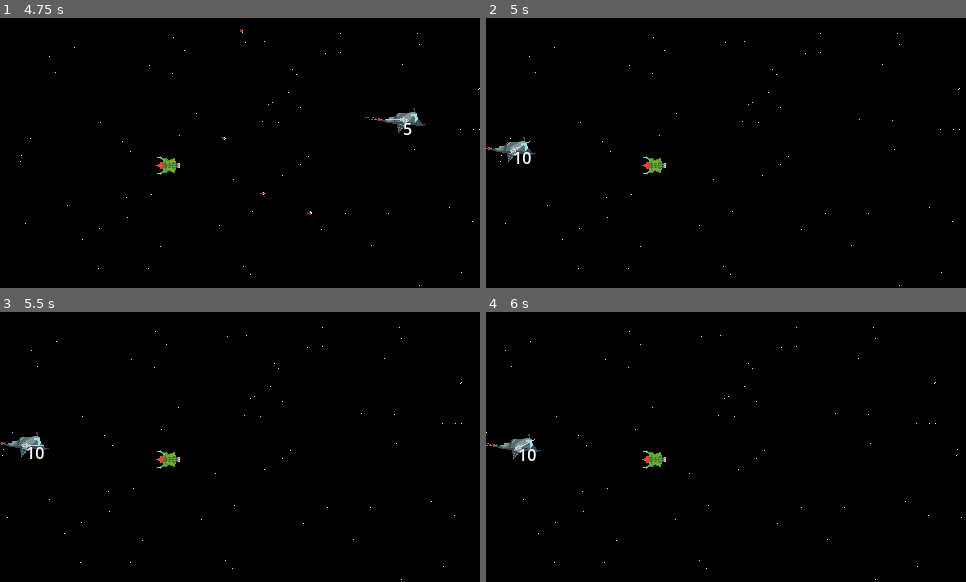
Above: before the commit, frames 1-4 (two rows, left to right).
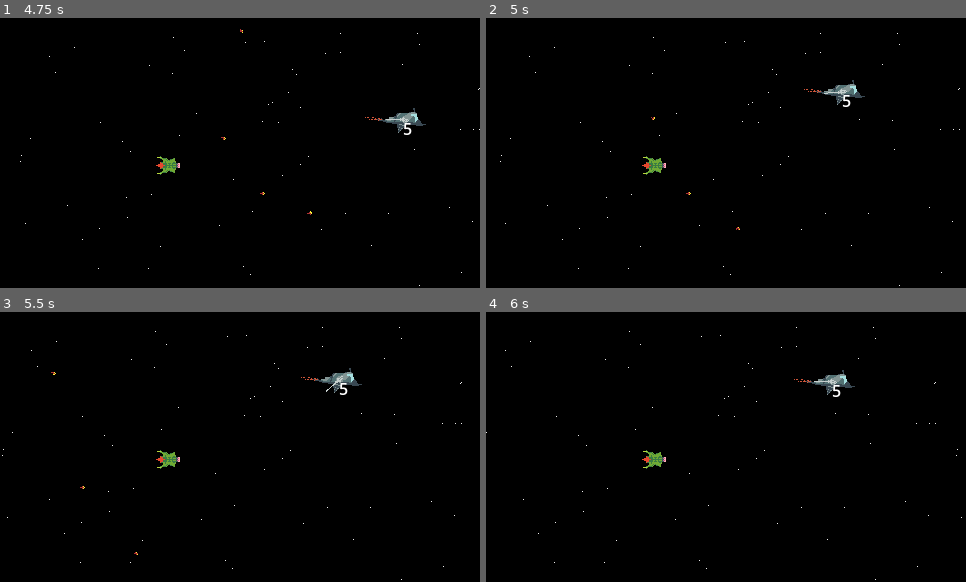
Above: after the commit, the same moments.

Repository: Wiolarz/Polyspear
Game: Godot game, scene res://Scenes/basic_map.tscn
Two runs of this game, one before a commit and one after it. Both use one fixed random seed, a clock stepped at 60 frames per second and the inputs below.
Inputs (mouse positions are in pixels of both pictures, inside the frame that each line leads up to):
- Up to frame 1 (4.75 s): move the mouse to (345, 139) at 0.52 s; hold Right 0.53-1.28 s; hold Ctrl (KEY_BREAKS) 0.53-1.28 s; move the mouse to (144, 166) at 1.27 s; hold Down 1.28-2.03 s; tap S (KEY_DOWN) at 1.35 s; move the mouse to (288, 93) at 2.02 s; hold Right 2.03-2.78 s; tap A (KEY_LEFT) at 2.1 s; move the mouse to (216, 207) at 2.77 s; hold Up 2.78-3.53 s; tap D (KEY_RIGHT) at 2.85 s; move the mouse to (384, 193) at 3.52 s; press the mouse at (384, 193) at 3.53 s; hold Left from 3.53 s (still down); tap F2 (MAXIMIZE_WINDOW) at 4.15 s; move the mouse to (96, 112) at 4.27 s; release the mouse at (96, 112) at 4.28 s; tap W (KEY_UP) at 4.35 s
- Up to frame 2 (5 s): keep holding Left; tap F1 (RESTART_LEVEL) at 4.9 s
- Up to frame 3 (5.5 s): move the mouse to (264, 447) at 5.02 s; release Left at 5.03 s; hold Down from 5.03 s (still down); hold Ctrl (KEY_BREAKS) from 5.03 s (still down)
- Up to frame 4 (6 s): move the mouse to (654, 379) at 5.77 s; release Down at 5.78 s; release Ctrl (KEY_BREAKS) at 5.78 s; hold Right from 5.78 s (still down); tap S (KEY_DOWN) at 5.85 s

Frame 1 is identical in both runs. In frame 2, 0.8% of the frame differs, in the area x 0-79%, y 22-79%; in frame 3, 0.8%, in the area x 0-76%, y 20-90%; in frame 4, 0.8%.

Commit message:
Added menu

Diff:
--- a/Scenes/basic_map.tscn
+++ b/Scenes/basic_map.tscn
@@ -1,6 +1,6 @@
 [gd_scene load_steps=15 format=3 uid="uid://os75hnii4k0w"]
 
-[ext_resource type="Script" path="res://Scripts/Menu.gd" id="1_kp0kd"]
+[ext_resource type="PackedScene" uid="uid://djb310dgsan7m" path="res://Scenes/ui.tscn" id="1_eikoj"]
 [ext_resource type="Texture2D" uid="uid://du03tgcf81l8c" path="res://Art/Background/background.png" id="2_fq3eo"]
 [ext_resource type="Shader" path="res://Scripts/stars.gdshader" id="3_cwqn6"]
 [ext_resource type="Script" path="res://Scripts/Background_Stars.gd" id="4_bxsjd"]
@@ -27,8 +27,8 @@
 
 [node name="BasicMap" type="Node"]
 
-[node name="Menu" type="Node" parent="."]
-script = ExtResource("1_kp0kd")
+[node name="UI" parent="." instance=ExtResource("1_eikoj")]
+visible = false
 
 [node name="MapBorders" type="StaticBody2D" parent="."]
 position = Vector2(-5, 134)
--- /dev/null
+++ b/Scenes/ui.tscn
@@ -0,0 +1,45 @@
+[gd_scene load_steps=2 format=3 uid="uid://djb310dgsan7m"]
+
+[ext_resource type="Script" path="res://Scripts/Menu.gd" id="1_bwhsq"]
+
+[node name="UI" type="CanvasLayer"]
+process_mode = 3
+
+[node name="Menu" type="Node" parent="."]
+script = ExtResource("1_bwhsq")
+
+[node name="MenuContainer" type="VBoxContainer" parent="."]
+light_mask = 2
+visibility_layer = 2
+anchors_preset = 8
+anchor_left = 0.5
+anchor_top = 0.5
+anchor_right = 0.5
+anchor_bottom = 0.5
+offset_left = -90.5
+offset_top = -68.0
+offset_right = 90.5
+offset_bottom = 68.0
+grow_horizontal = 2
+grow_vertical = 2
+
+[node name="BackToGame" type="Button" parent="MenuContainer"]
+layout_mode = 2
+text = "Back to game"
+
+[node name="Restart" type="Button" parent="MenuContainer"]
+layout_mode = 2
+text = "Restart"
+
+[node name="FullScreen" type="Button" parent="MenuContainer"]
+layout_mode = 2
+text = "Turn on/off full screen"
+
+[node name="Quit" type="Button" parent="MenuContainer"]
+layout_mode = 2
+text = "Quit"
+
+[connection signal="pressed" from="MenuContainer/BackToGame" to="Menu" method="_on_back_to_game_pressed"]
+[connection signal="pressed" from="MenuContainer/Restart" to="Menu" method="_on_restart_pressed"]
+[connection signal="pressed" from="MenuContainer/FullScreen" to="Menu" method="_on_full_screen_pressed"]
+[connection signal="pressed" from="MenuContainer/Quit" to="Menu" method="_on_quit_pressed"]
--- a/Scripts/Menu.gd
+++ b/Scripts/Menu.gd
@@ -9,21 +9,30 @@
 
 
 var maximize = false
+@onready var ui = $".."
 
 func _ready():
 	if maximize:
 		DisplayServer.window_set_mode(DisplayServer.WINDOW_MODE_FULLSCREEN)
 
+func _process(_delta):
+	if Input.is_action_just_pressed("MENU"):
+		ui.visible = not ui.visible
+		get_tree().set_deferred("paused", ui.visible)
 
 
-func _process(_delta):
-	if Input.is_action_just_pressed("EXIT_GAME"):
-		get_tree().quit()
 
-	if Input.is_action_just_pressed("RESTART_LEVEL"):
-		get_tree().reload_current_scene()
+func _on_back_to_game_pressed():
+	ui.visible = not ui.visible
+	get_tree().set_deferred("paused", ui.visible)
 
-	if Input.is_action_just_pressed("MAXIMIZE_WINDOW"):
+
+func _on_restart_pressed():
+	_on_back_to_game_pressed()
+	get_tree().reload_current_scene()
+
+
+func _on_full_screen_pressed():
 		if not maximize:
 			maximize = true
 			DisplayServer.window_set_mode(DisplayServer.WINDOW_MODE_EXCLUSIVE_FULLSCREEN)
@@ -32,3 +41,7 @@
 		else:
 			maximize = false
 			DisplayServer.window_set_mode(DisplayServer.WINDOW_MODE_WINDOWED)
+
+
+func _on_quit_pressed():
+	get_tree().quit()
